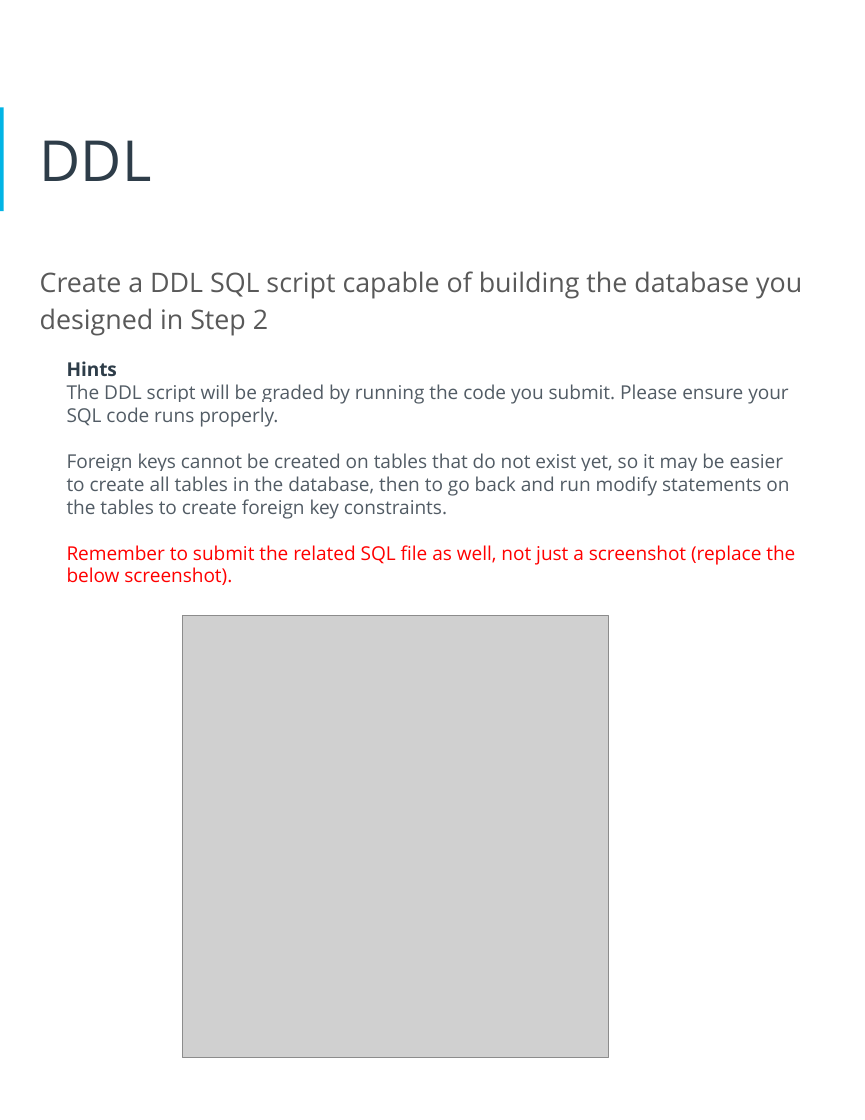
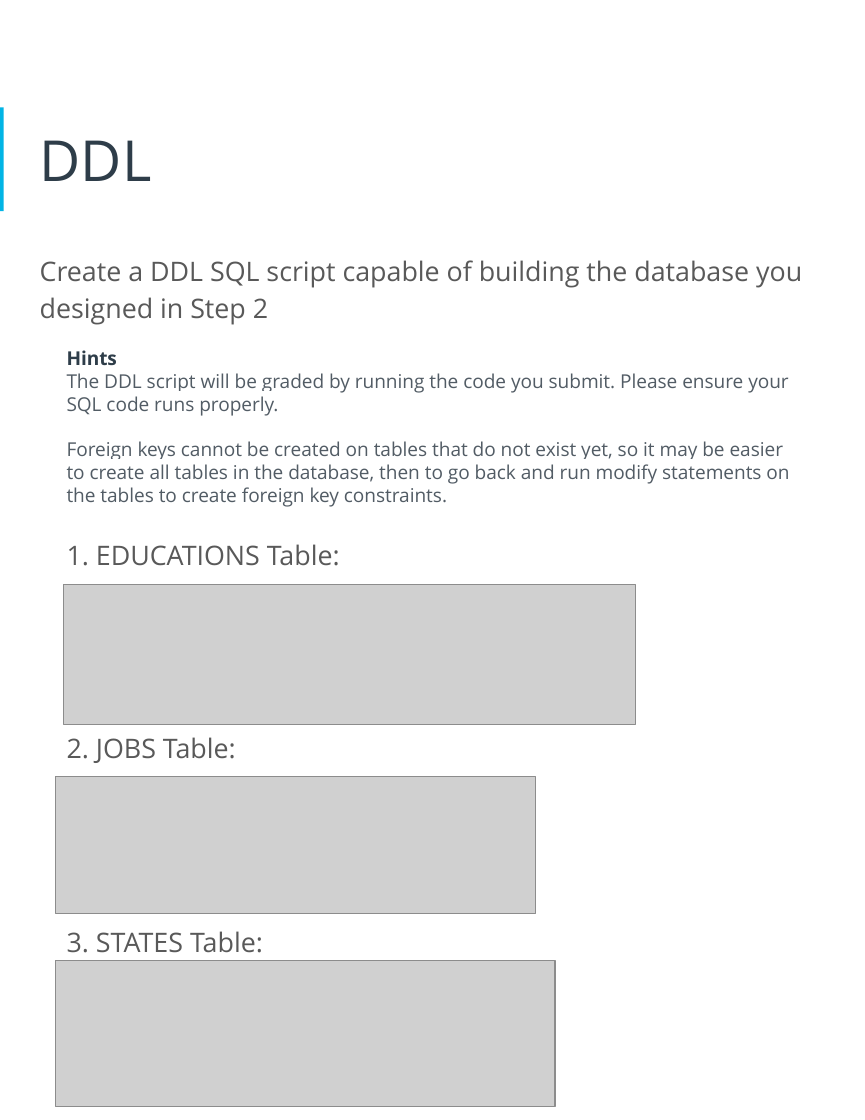
Before and after one commit to fuongcao/udacity-data-achitect, a slide deck: slide 18 of 1- Designing an HR Database/proposal.pptx. Drawn at 865x1120 pixels with LibreOffice and Linux fonts; fonts in the diff are those of the drawing; grey boxes stand for pictures. Boxes give left, top, right and bottom in pixels: in the first picture for what was removed or moved away, otherwise in the second. Text is boxed around its words. In the diff, an @@ line names an element or a change of style, - is before the commit and + after.

```diff
--- a/1- Designing an HR Database/proposal.pptx
+++ b/1- Designing an HR Database/proposal.pptx
@@ text "Create a DDL SQL script ...": place and size @@
-text "Create a DDL SQL script ..." at <box>40,271,802,585</box>
+text "Create a DDL SQL script ..." at <box>40,260,802,953</box>
@@ text at <box>67,544,340,953</box>: text changed; size 13.5 to 19 pt; text colour #FF0000 to #595959 @@
-Remember to submit the related SQL file as well, not just a screenshot (replace the below screenshot).
+1. EDUCATIONS Table:
+2. JOBS Table:
+3. STATES Table:
@@ picture added at <box>64,584,635,725</box> @@
@@ picture removed at <box>183,616,609,1057</box> @@
@@ picture added at <box>56,776,536,913</box> @@
@@ picture added at <box>56,961,556,1106</box> @@
```
Also in this commit, not shown: 14 other slides changed, 2 slides added, 11 other files.
